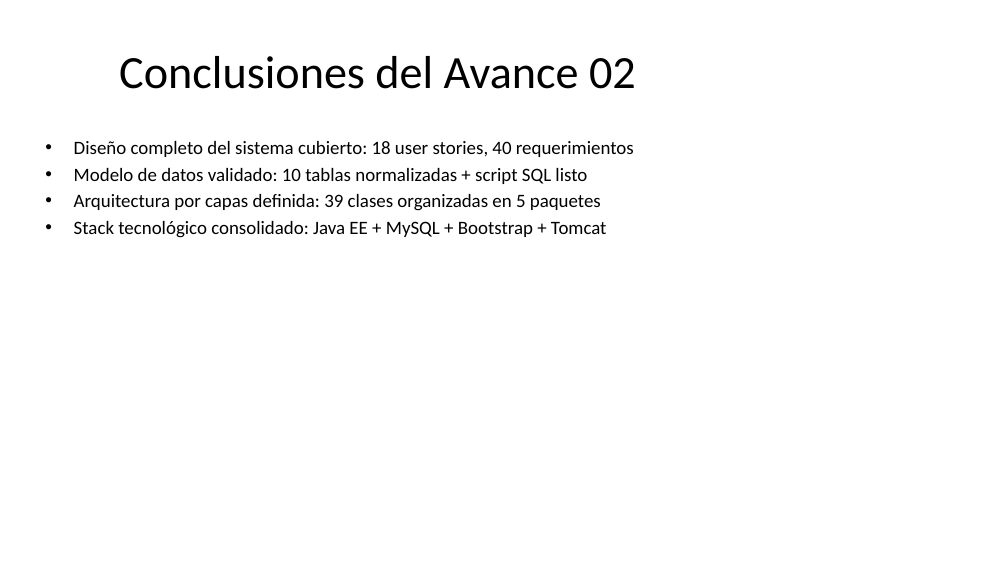
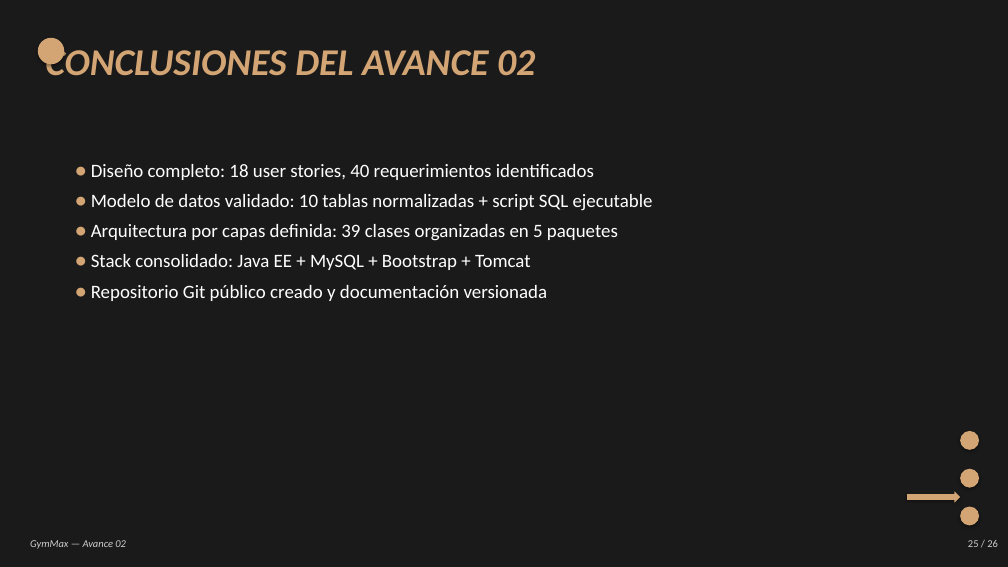
Before and after one commit to DPI9/gymmax-grupo3, a slide deck: slide 25 of Avance02/GymMax_Avance02.pptx. Drawn at 1008x567 pixels with LibreOffice and Linux fonts; fonts in the diff are those of the drawing. Boxes give left, top, right and bottom in pixels: in the first picture for what was removed or moved away, otherwise in the second. Text is boxed around its words. In the diff, an @@ line names an element or a change of style, - is before the commit and + after.

Commit message:
Mejorar PowerPoint con estilo visual del Avance 01 (fondo negro, beige, italic)

```diff
--- a/Avance02/GymMax_Avance02.pptx
+++ b/Avance02/GymMax_Avance02.pptx
@@ background #FFFFFF to #1A1A1A @@
@@ ellipse added at (38, 38, 64, 64), fill #D4A574 @@
@@ text at (45, 44, 535, 76): text changed; size 44 to 36 pt; text colour #000000 to #D4A574; bold on; italic on @@
-Conclusiones del Avance 02
+CONCLUSIONES DEL AVANCE 02
@@ text "CONCLUSIONES DEL AVANCE 02" at (45, 44, 535, 76): vertical alignment middle to top @@
@@ text at (91, 164, 653, 301): text changed; text colour #000000 to #FFFFFF @@
-• Diseño completo del sistema cubierto: 18 user stories, 40 requerimientos
-• Modelo de datos validado: 10 tablas normalizadas + script SQL listo
-• Arquitectura por capas definida: 39 clases organizadas en 5 paquetes
-• Stack tecnológico consolidado: Java EE + MySQL + Bootstrap + Tomcat
+• Diseño completo: 18 user stories, 40 requerimientos identificados
+• Modelo de datos validado: 10 tablas normalizadas + script SQL ejecutable
+• Arquitectura por capas definida: 39 clases organizadas en 5 paquetes
+• Stack consolidado: Java EE + MySQL + Bootstrap + Tomcat
+• Repositorio Git público creado y documentación versionada
@@ ellipse added at (960, 431, 979, 450), fill #D4A574 @@
@@ ellipse added at (960, 469, 979, 488), fill #D4A574 @@
@@ right arrow added at (907, 492, 960, 503), fill #D4A574 @@
@@ ellipse added at (960, 507, 979, 526), fill #D4A574 @@
@@ text added at (30, 540, 126, 549), 10 pt, text #CCCCCC, italic @@
+GymMax — Avance 02
@@ text added at (968, 540, 998, 547), 10 pt, text #CCCCCC @@
+25 / 26
```
Also in this commit, not shown: 19 other slides changed, 6 slides added, 6 slides removed, 4 other files.
